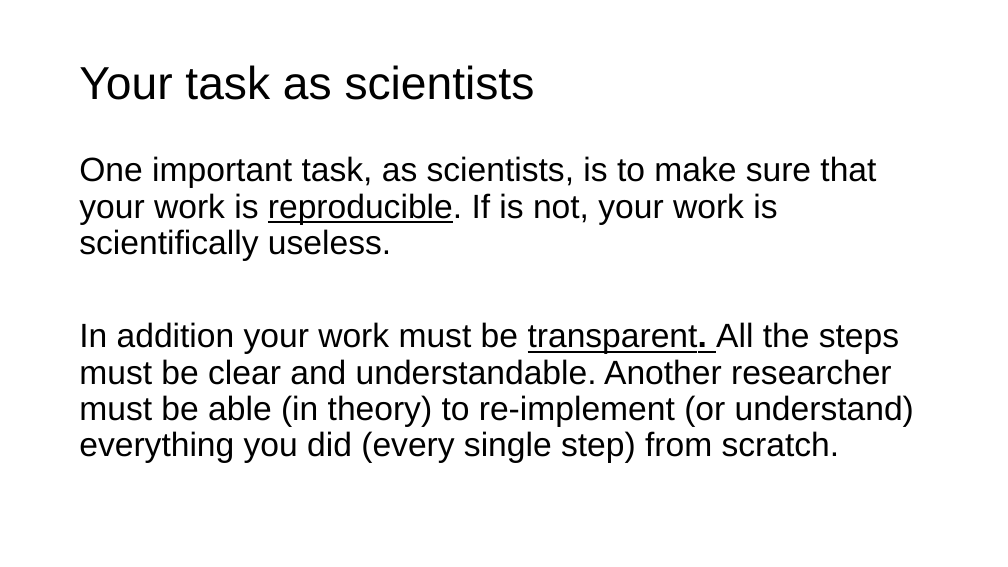
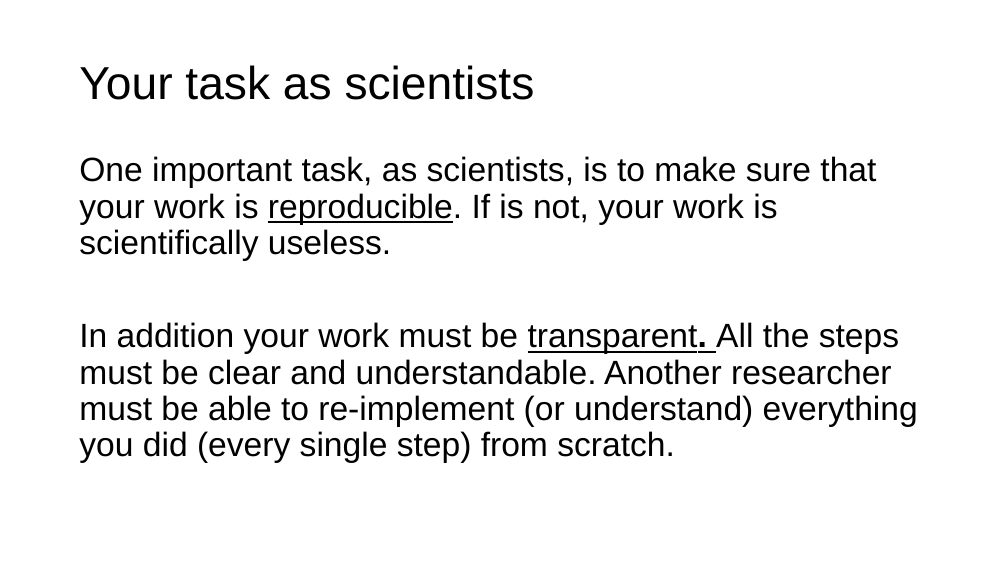
Before and after one commit to toelt-llc/MSCA-ITN-PARENT, a slide deck: slide 7 of DETERMINED2022/Python and scikit-learn/DETERMINED2022-toelt-Introduction Python and Scikit-learn.pptx. Drawn at 1008x567 pixels with LibreOffice and Linux fonts; fonts in the diff are those of the drawing; background and template pictures are left out. Boxes give left, top, right and bottom in pixels: in the first picture for what was removed or moved away, otherwise in the second. Text is boxed around its words. In the diff, an @@ line names an element or a change of style, - is before the commit and + after.

```diff
--- a/DETERMINED2022/Python and scikit-learn/DETERMINED2022-toelt-Introduction Python and Scikit-learn.pptx
+++ b/DETERMINED2022/Python and scikit-learn/DETERMINED2022-toelt-Introduction Python and Scikit-learn.pptx
@@ text at [79,322,918,463]: text changed @@
-In addition your work must be transparent. All the steps must be clear and understandable. Another researcher must be able (in theory) to re-implement (or understand) everything you did (every single step) from scratch.
+In addition your work must be transparent. All the steps must be clear and understandable. Another researcher must be able to re-implement (or understand) everything you did (every single step) from scratch.
```
Also in this commit, not shown: 7 other slides changed, 8 slides added, 5 slides removed, 2 other files.
